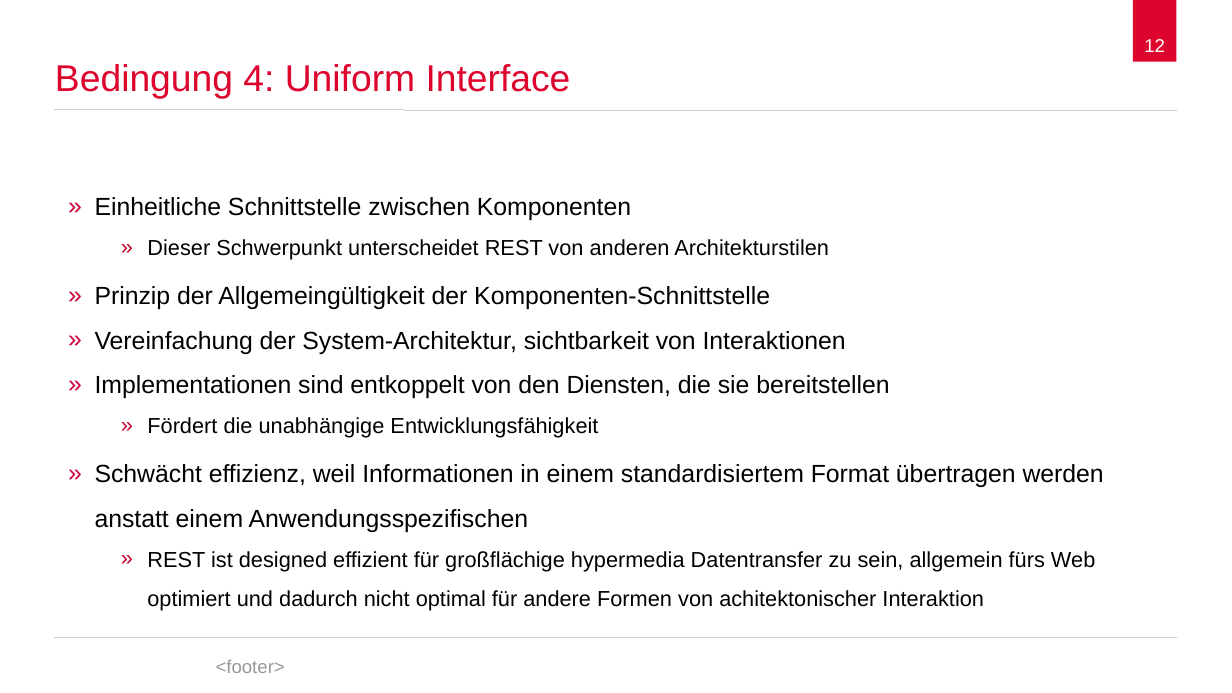
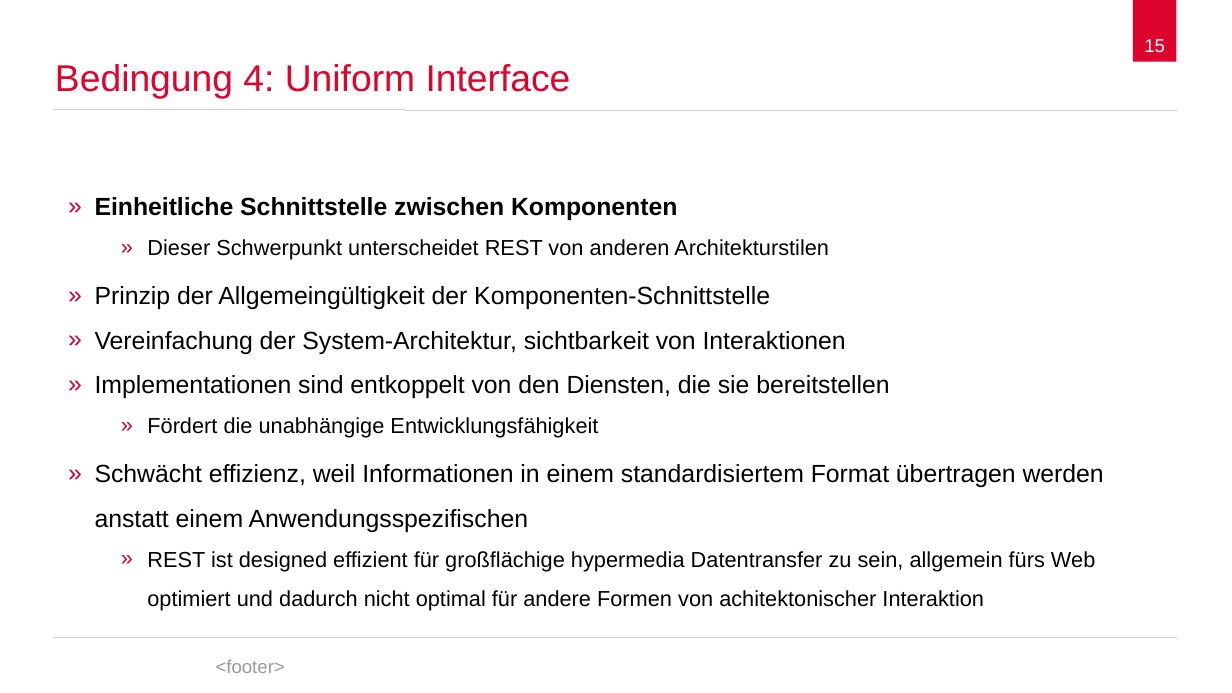
Before and after one commit to spaceone/presentations, a slide deck: slide 15 of representational-state-transfer/representational-state-transfer.odp (slide 12 before the commit). Drawn at 1232x693 pixels with LibreOffice and Linux fonts; fonts in the diff are those of the drawing; background and template pictures are left out. Boxes give left, top, right and bottom in pixels: in the first picture for what was removed or moved away, otherwise in the second. Text is boxed around its words. In the diff, an @@ line names an element or a change of style, - is before the commit and + after.

```diff
--- a/representational-state-transfer/representational-state-transfer.odp
+++ b/representational-state-transfer/representational-state-transfer.odp
@@ page number at (x1=1144, y1=39, x2=1165, y2=52): text changed @@
-12
+15
@@ text at (x1=95, y1=197, x2=677, y2=220): bold on in "Einheitliche Schnittstelle zwischen Komponenten" @@
```
Also in this commit, not shown: 12 other slides changed, 10 slides added, 1 slide removed.
